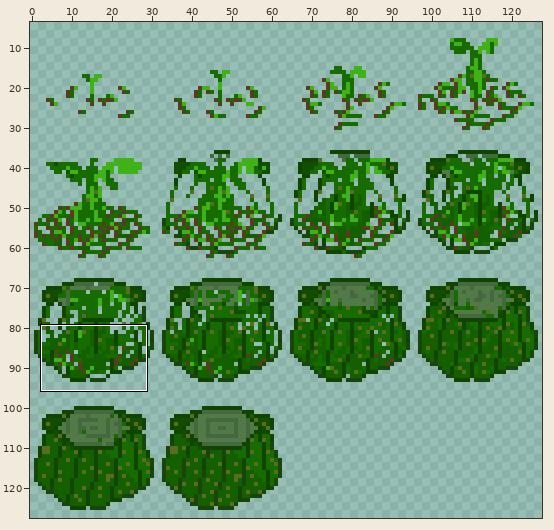
Sprite sheet, stored at Assets/Sprites/Towers/Vine Branch/Vine Crawler Construction SpriteSheet.png. Above: a wide view before the commit, with the close-up outlined.
Close-up. Before the edit:
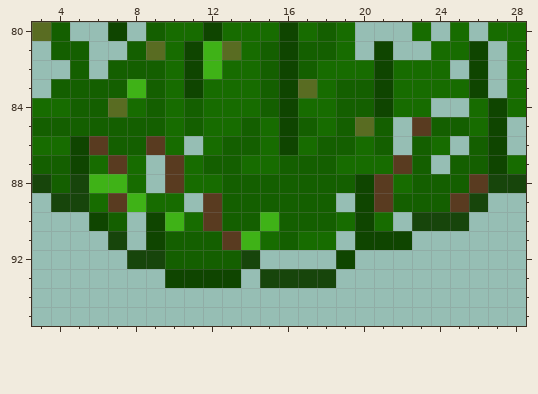
The file is 128x128 pixels. Colours within 5 levels of each other are drawn and written as one. Shown: x 3..28, y 80..95. The wide view leaves out empty margins. The commit also changed other parts of the picture, which this record leaves out.
The result:
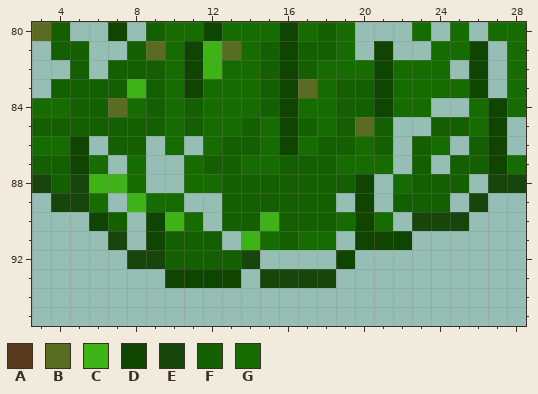
Palette (. is transparent): A #593b20  B #596c22  C #3fb217  D #0f4500  E #17450b  F #145f00  G #176c00
Difference:
y 85: x 23 A -> .
y 86: x 6 A -> .; x 9 A -> .
y 87: x 7 A -> .; x 10 A -> .; x 22 A -> .
y 88: x 10 A -> .; x 21 A -> .; x 26 A -> .
y 89: x 7 A -> .; x 12 A -> .; x 21 A -> .; x 25 A -> .
y 90: x 12 A -> .
y 91: x 13 A -> .
Where, in picture pixels (left, top, right, bottom), the same in both close-ups:
erased: (374, 117, 488, 212)
erased: (89, 136, 241, 250)
